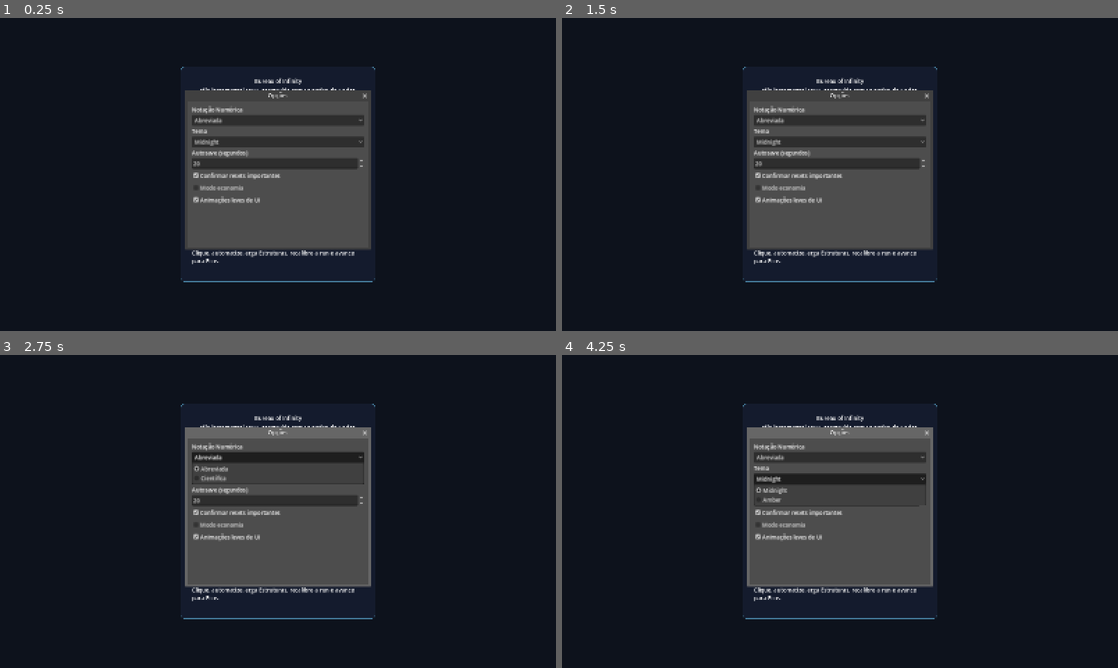
Above: before the commit, frames 1-4 (two rows, left to right).
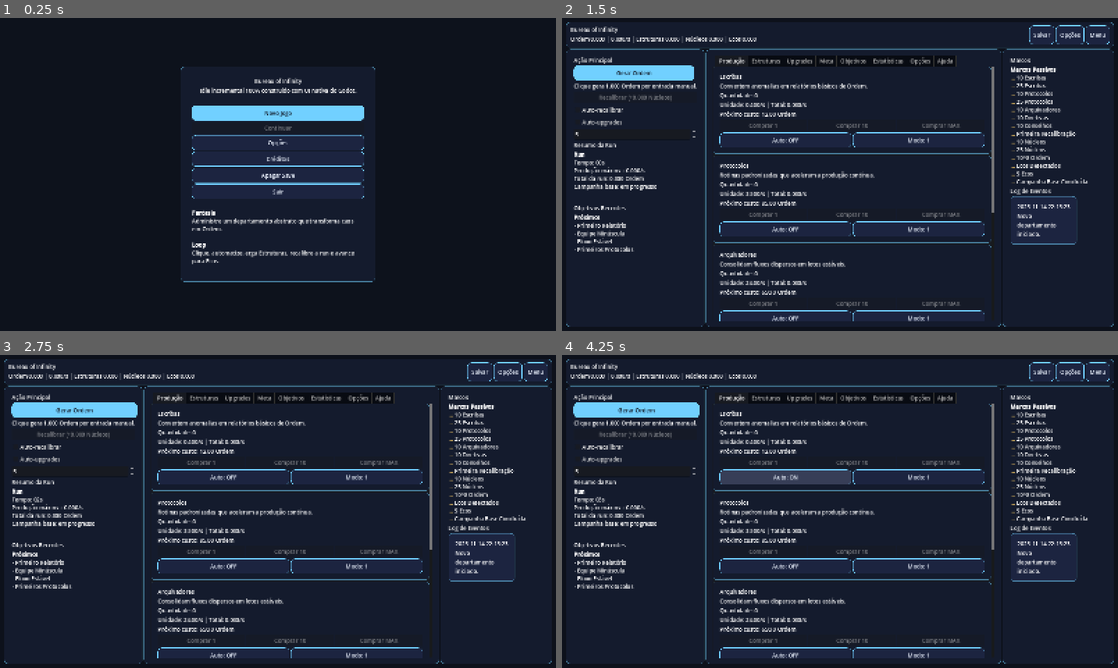
Above: after the commit, the same moments.

Repository: vmagione/ui-idle-game
Game: Godot game, scene res://scenes/main/Main.tscn
Same seed, same stepped clock (60 frames per second), same inputs: the game is played once before the commit and once after it.
Inputs (mouse positions are in pixels of both pictures, inside the frame that each line leads up to):
- Up to frame 1 (0.25 s): no input
- Up to frame 2 (1.5 s): click "Novo Jogo" at 0.5 s; click (840, 111) at 1.25 s, where only the run before the commit has a clickable "Novo Jogo"
- Up to frame 3 (2.75 s): click (278, 458) at 2 s, where only the run before the commit has a clickable "Abreviada"
- Up to frame 4 (4.25 s): click (1040, 370) at 2.75 s, where only the run after the commit has a clickable "Salvar"; click (840, 480) at 3.5 s, where only the run before the commit has a clickable "Midnight"

The runs differ from the first frame. In frame 1, 15% of the frame differs, in the area x 33-67%, y 23-74%; in frame 2, 30%; in frame 3, 30%; in frame 4, 31%, in the area x 0-100%, y 1-99%.
Error before the commit: Parse Error: Cannot infer the type of "complete" variable because the value doesn't have a set type. (res://scripts/ui/objective_card.gd:24)
Error after the commit: Invalid assignment of property or key 'text' with value of type 'String' on a base object of type 'Nil'. (res://scripts/ui/upgrade_card.gd:17)

Commit message:
Fix scripts
Fix scripts

Diff:
--- a/novo-projeto-de-jogo/scripts/ui/game_screen.gd
+++ b/novo-projeto-de-jogo/scripts/ui/game_screen.gd
@@ -40,6 +40,7 @@
 func _ready() -> void:
 	options_popup = OPTIONS_POPUP.instantiate()
 	add_child(options_popup)
+	options_popup.hide()
 	_apply_theme()
 	_connect_ui()
 	_build_lists()
@@ -59,7 +60,7 @@
 func _connect_ui() -> void:
 	generate_button.pressed.connect(GameManager.click_order)
 	%SaveButton.pressed.connect(GameManager.save_game)
-	%OptionsButton.pressed.connect(func(): options_popup.popup_centered_ratio(0.45))
+	%OptionsButton.pressed.connect(func(): options_popup.open_popup())
 	%MenuButton.pressed.connect(func():
 		GameManager.save_game()
 		back_to_menu_requested.emit()
@@ -136,8 +137,8 @@
 	options_text.text = "Use o botão Opções no topo para editar notação, tema, autosave, confirmações e economia."
 
 func _refresh_all() -> void:
-	var s := GameManager.get_state()
-	var sci := ConfigManager.use_scientific()
+	var s: Dictionary = GameManager.get_state()
+	var sci: bool = ConfigManager.use_scientific()
 	resource_summary.text = "Ordem %s | %s/s | Estruturas %s | Núcleos %s | Ecos %s" % [
 		NumberFormatter.format_number(s["resources"]["order"], sci),
 		NumberFormatter.format_number(GameManager.get_order_per_second(), sci),
@@ -157,7 +158,7 @@
 		NumberFormatter.format_number(float(s["total_resources"]["order"]), sci),
 		"concluída" if s["campaign_complete"] else "em progresso"
 	]
-	var preview_lines := []
+	var preview_lines: Array[String] = []
 	for objective in GameManager.objective_defs:
 		if not s["objectives_completed"].has(objective["id"]) and preview_lines.size() < 4:
 			preview_lines.append("- %s" % objective["name"])
@@ -178,9 +179,9 @@
 	_animate_primary_button()
 
 func _refresh_structures() -> void:
-	var sci := ConfigManager.use_scientific()
+	var sci: bool = ConfigManager.use_scientific()
 	for child in structures_list.get_children():
-		var id := String(child.get_meta("id"))
+		var id: String = String(child.get_meta("id"))
 		var btn: Button = child.get_meta("button")
 		var desc: Label = child.get_meta("desc")
 		btn.text = "Adquirir (%s Ordem)" % NumberFormatter.format_number(GameManager.get_structure_cost(id), sci)
@@ -192,8 +193,8 @@
 	%MetaTab.visible = GameManager.is_tab_unlocked("meta")
 
 func _refresh_statistics() -> void:
-	var s := GameManager.get_state()
-	var sci := ConfigManager.use_scientific()
+	var s: Dictionary = GameManager.get_state()
+	var sci: bool = ConfigManager.use_scientific()
 	statistics_text.text = "[b]Estatísticas[/b]\nTempo total: %s\nOrdem total produzida: %s\nMaior Ordem: %s\nMaior produção/s: %s\nCliques totais: %d\nGeradores comprados: %d\nRecalibrações: %d\nNúcleos totais: %s\nEcos totais: %s\nÚltimo offline: %s" % [
 		NumberFormatter.format_time(float(s["stats"]["total_play_time"])),
 		NumberFormatter.format_number(float(s["total_resources"]["order"]), sci),
@@ -208,9 +209,9 @@
 	]
 
 func _refresh_milestones() -> void:
-	var lines := []
+	var lines: Array[String] = []
 	for milestone in GameManager.milestone_defs:
-		var done := GameManager.state["milestones_completed"].has(milestone["id"])
+		var done: bool = GameManager.state["milestones_completed"].has(milestone["id"])
 		lines.append("%s %s" % ["[color=#8be9a8]OK[/color]" if done else "[color=#ffd166]...[/color]", milestone["name"]])
 	milestone_text.text = "[b]Marcos Passivos[/b]\n%s" % "\n".join(lines)
 
@@ -226,7 +227,7 @@
 	if not ConfigManager.get_value("ui_animations", true):
 		generate_button.scale = Vector2.ONE
 		return
-	var target := 1.02 if int(Time.get_ticks_msec() / 400) % 2 == 0 else 0.98
+	var target: float = 1.02 if int(Time.get_ticks_msec() / 400) % 2 == 0 else 0.98
 	generate_button.scale = Vector2(target, target)
 
 func _on_prestige_pressed() -> void:
--- a/novo-projeto-de-jogo/scripts/ui/generator_card.gd
+++ b/novo-projeto-de-jogo/scripts/ui/generator_card.gd
@@ -30,11 +30,11 @@
 	refresh()
 
 func refresh() -> void:
-	var scientific := ConfigManager.use_scientific()
-	var def := GameManager.get_generator_def(generator_id)
-	var owned := int(GameManager.state["generators"][generator_id])
-	var mode := int(GameManager.state["automation"]["autobuyers"][generator_id]["mode"])
-	var auto_enabled := bool(GameManager.state["automation"]["autobuyers"][generator_id]["enabled"])
+	var scientific: bool = ConfigManager.use_scientific()
+	var def: Dictionary = GameManager.get_generator_def(generator_id)
+	var owned: int = int(GameManager.state["generators"][generator_id])
+	var mode: int = int(GameManager.state["automation"]["autobuyers"][generator_id]["mode"])
+	var auto_enabled: bool = bool(GameManager.state["automation"]["autobuyers"][generator_id]["enabled"])
 	owned_label.text = "Quantidade: %d" % owned
 	output_label.text = "Unidade: %s/s | Total: %s/s" % [
 		NumberFormatter.format_number(GameManager.get_generator_output(generator_id), scientific),
--- a/novo-projeto-de-jogo/scripts/ui/main.gd
+++ b/novo-projeto-de-jogo/scripts/ui/main.gd
@@ -10,6 +10,7 @@
 func _ready() -> void:
 	options_popup = options_scene.instantiate()
 	add_child(options_popup)
+	options_popup.hide()
 	_show_menu()
 
 func _show_menu() -> void:
@@ -19,7 +20,7 @@
 	add_child(current_screen)
 	current_screen.start_new_requested.connect(_on_start_new)
 	current_screen.continue_requested.connect(_on_continue)
-	current_screen.options_requested.connect(func(): options_popup.popup_centered_ratio(0.45))
+	current_screen.options_requested.connect(func(): options_popup.open_popup())
 
 func _show_game() -> void:
 	if is_instance_valid(current_screen):
--- a/novo-projeto-de-jogo/scripts/ui/objective_card.gd
+++ b/novo-projeto-de-jogo/scripts/ui/objective_card.gd
@@ -21,6 +21,6 @@
 	refresh()
 
 func refresh() -> void:
-	var complete := GameManager.state["objectives_completed"].has(objective_data["id"])
+	var complete: bool = GameManager.state["objectives_completed"].has(objective_data["id"])
 	status_label.text = "Concluído" if complete else "Em andamento"
 	status_label.modulate = ThemeHelper.color("good") if complete else ThemeHelper.color("warn")
--- a/novo-projeto-de-jogo/scripts/ui/options_popup.gd
+++ b/novo-projeto-de-jogo/scripts/ui/options_popup.gd
@@ -8,6 +8,7 @@
 @onready var animations: CheckBox = %Animations
 
 func _ready() -> void:
+	close_requested.connect(_on_close_requested)
 	if notation_option.item_count == 0:
 		notation_option.add_item("Abreviada")
 		notation_option.add_item("Científica")
@@ -21,17 +22,25 @@
 	economy_mode.toggled.connect(func(v): ConfigManager.set_value("economy_mode", v))
 	animations.toggled.connect(func(v): ConfigManager.set_value("ui_animations", v))
 	refresh()
+	hide()
+
+func open_popup() -> void:
+	refresh()
+	popup_centered_ratio(0.45)
 
 func refresh() -> void:
 	notation_option.select(0 if not ConfigManager.use_scientific() else 1)
 	theme_option.select(0 if ConfigManager.get_value("theme", "midnight") == "midnight" else 1)
 	autosave_spin.value = float(ConfigManager.get_value("autosave_interval", 20.0))
-	confirm_resets.button_pressed = bool(ConfigManager.get_value("confirm_resets", true))
-	economy_mode.button_pressed = bool(ConfigManager.get_value("economy_mode", false))
-	animations.button_pressed = bool(ConfigManager.get_value("ui_animations", true))
+	confirm_resets.set_pressed_no_signal(bool(ConfigManager.get_value("confirm_resets", true)))
+	economy_mode.set_pressed_no_signal(bool(ConfigManager.get_value("economy_mode", false)))
+	animations.set_pressed_no_signal(bool(ConfigManager.get_value("ui_animations", true)))
 
 func _on_notation_changed(index: int) -> void:
 	ConfigManager.set_value("number_notation", "abbreviated" if index == 0 else "scientific")
 
 func _on_theme_changed(index: int) -> void:
 	ConfigManager.set_value("theme", "midnight" if index == 0 else "amber")
+
+func _on_close_requested() -> void:
+	hide()
--- a/novo-projeto-de-jogo/scripts/ui/prestige_popup.gd
+++ b/novo-projeto-de-jogo/scripts/ui/prestige_popup.gd
@@ -6,6 +6,6 @@
 	confirmed.connect(func(): GameManager.perform_prestige())
 
 func refresh() -> void:
-	var gained := GameManager.get_projected_cores()
+	var gained: float = GameManager.get_projected_cores()
 	summary_label.text = "[b]Recalibrar[/b]\n\nGanhará: %s Núcleos\n\nSerá perdido:\n- Ordem\n- Estruturas\n- geradores\n- …(210 unchanged characters)…
 	dialog_text = ""
--- a/novo-projeto-de-jogo/scripts/ui/upgrade_card.gd
+++ b/novo-projeto-de-jogo/scripts/ui/upgrade_card.gd
@@ -19,11 +19,11 @@
 	refresh()
 
 func refresh() -> void:
-	var def := GameManager.get_upgrade_def(upgrade_id)
-	var lvl := GameManager.get_upgrade_level(upgrade_id)
-	var max_level := int(def["max_level"])
-	var cost := GameManager.get_upgrade_cost(upgrade_id)
-	var resource := String(def["cost_resource"])
+	var def: Dictionary = GameManager.get_upgrade_def(upgrade_id)
+	var lvl: int = GameManager.get_upgrade_level(upgrade_id)
+	var max_level: int = int(def["max_level"])
+	var cost: float = GameManager.get_upgrade_cost(upgrade_id)
+	var resource: String = String(def["cost_resource"])
 	status_label.text = "Nível %d/%d | Custo: %s %s" % [lvl, max_level, NumberFormatter.format_number(cost, ConfigManager.use_scientific()), resource.capitalize()]
 	buy_button.disabled = lvl >= max_level or not GameManager.can_afford(resource, cost)
 	buy_button.text = "Concluído" if lvl >= max_level else "Adquirir"
